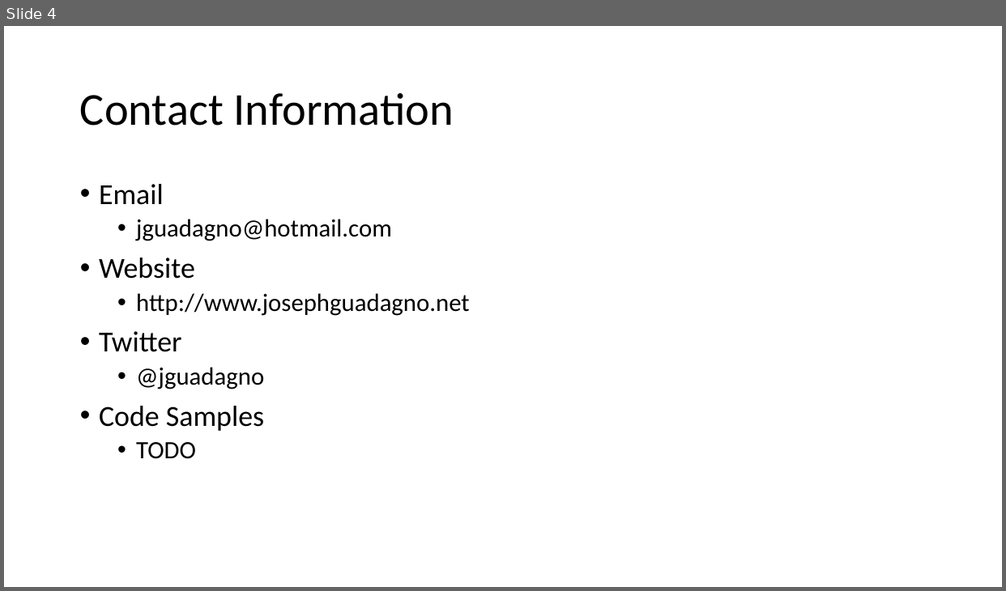
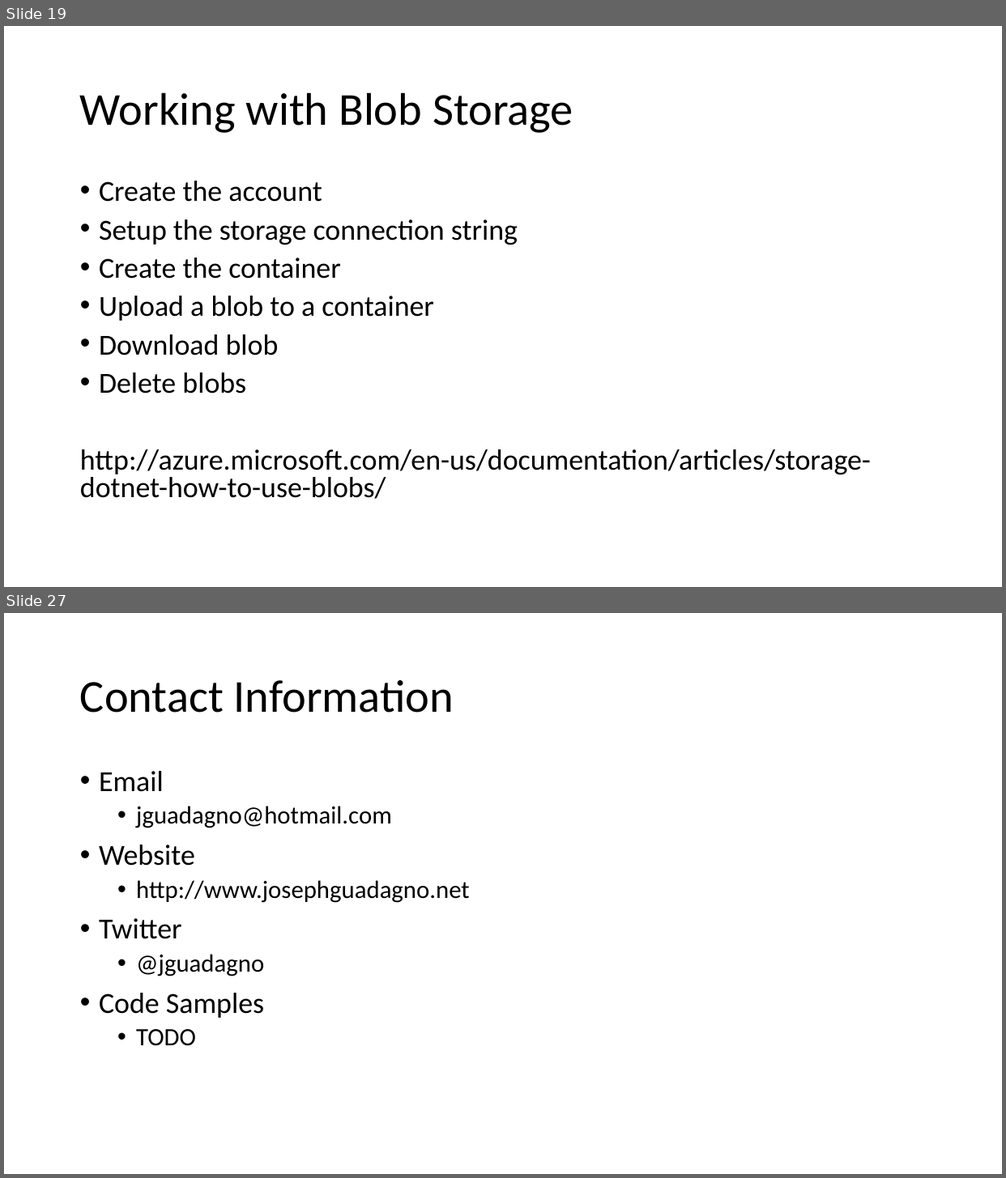
Before and after one commit to jguadagno/AzurePhotos, a slide deck: Azure Cloud Services.pptx. Shown one above the other, each under a label of ours: slide 4 before the commit, slides 19 and 27 after it; the slides between them are not shown. The pictures are 1006x591 and 1006x1178 pixels, drawn with LibreOffice and Linux fonts; fonts in the diff are those of the drawing. Boxes give left, top, right and bottom in pixels: in the first picture for what was removed or moved away, otherwise in the second. Text is boxed around its words. In the diff, an @@ line names an element or a change of style, - is before the commit and + after.

```diff
--- a/Azure Cloud Services.pptx
+++ b/Azure Cloud Services.pptx
@@ slide 19 added at (4,26,1002,587), background #FFFFFF @@
@@ title added at (80,92,573,133), 44 pt, text #000000 @@
+Working with Blob Storage
@@ text added at (80,181,871,499), 28 pt, text #000000 @@
+• Create the account
+• Setup the storage connection string
+• Create the container
+• Upload a blob to a container
+• Download blob
+• Delete blobs
+http://azure.microsoft.com/en-us/documentation/articles/storage-dotnet-how-to-use-blobs/
@@ what was slide 4 is now slide 27 @@
```
Also in this commit, not shown: 2 slides changed, 22 other slides added.
